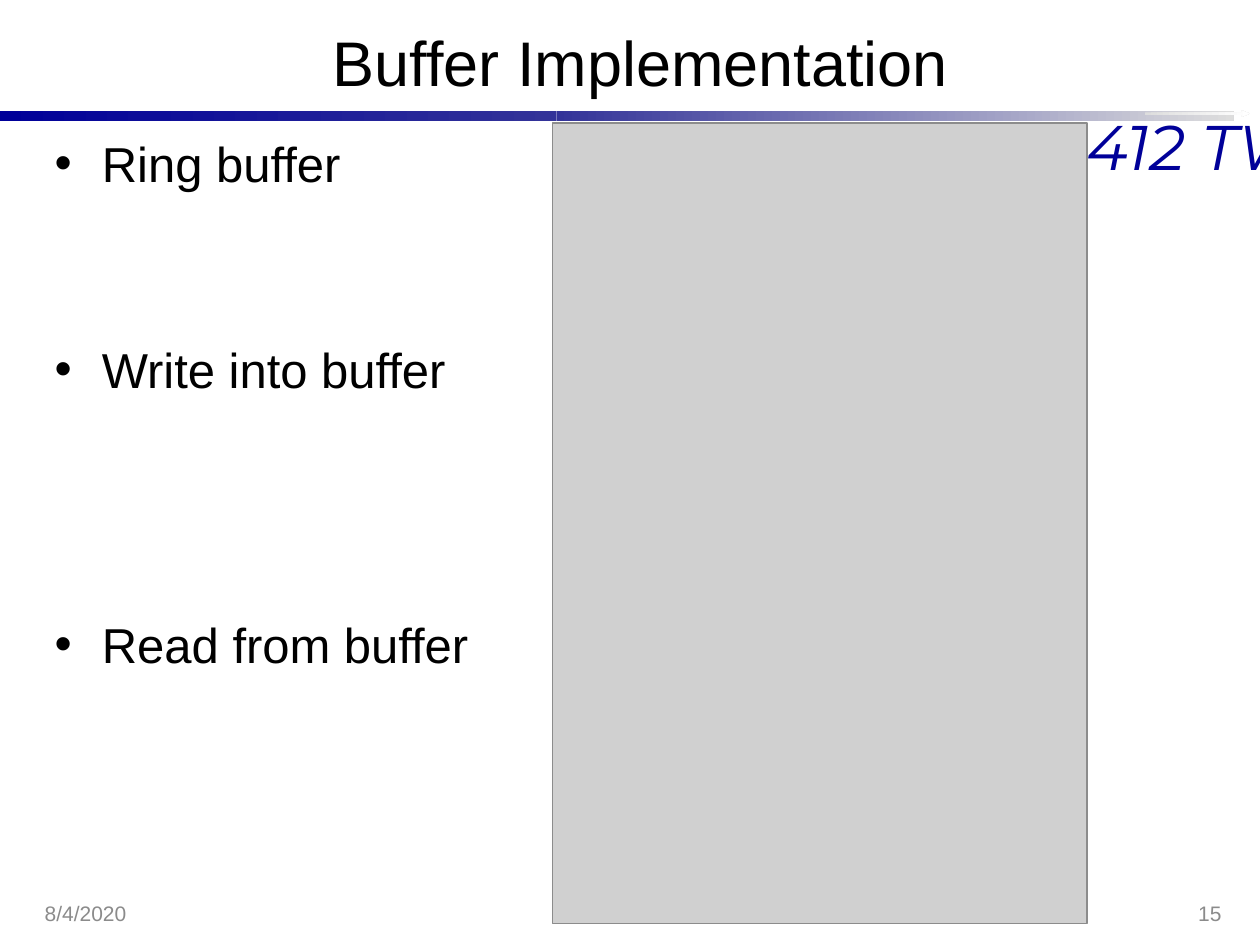
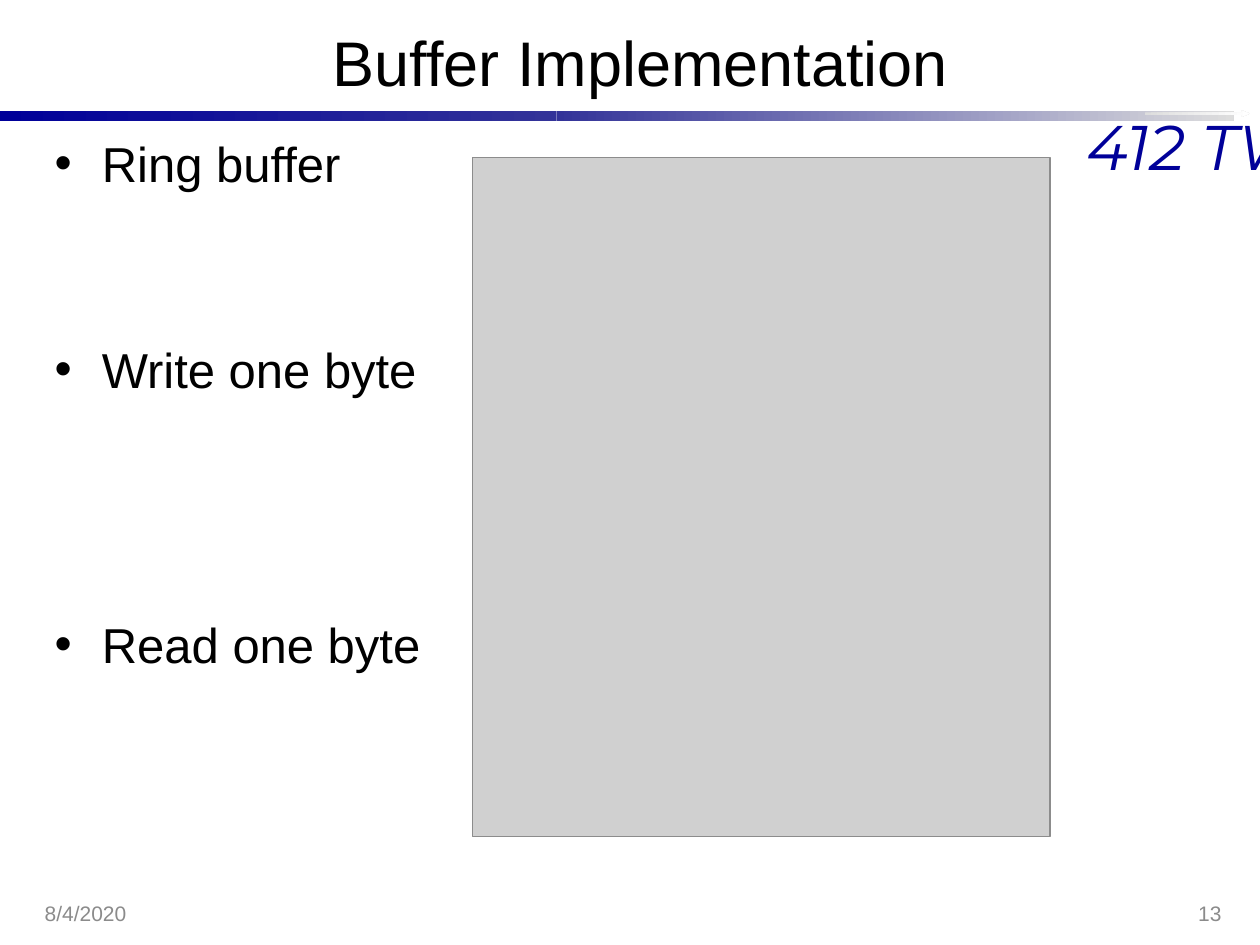
Before and after one commit to Hannsel101/PCIP_Intern_Proj_1, a slide deck: slide 13 of BestXYZ_Presentation.pptx (slide 15 before the commit). Drawn at 1260x945 pixels with LibreOffice and Linux fonts; fonts in the diff are those of the drawing; grey boxes stand for pictures; background and template pictures are left out. Boxes give left, top, right and bottom in pixels: in the first picture for what was removed or moved away, otherwise in the second. Text is boxed around its words. In the diff, an @@ line names an element or a change of style, - is before the commit and + after.

Commit message:
updated slides

```diff
--- a/BestXYZ_Presentation.pptx
+++ b/BestXYZ_Presentation.pptx
@@ picture: place and size @@
-picture at (552,123,1087,924)
+picture at (472,158,1050,837)
@@ text at (102,352,421,673): text changed @@
-• Write into buffer
-• Read from buffer
+• Write one byte
+• Read one byte
@@ page number at (1198,906,1221,921): text changed @@
-15
+13
```
Also in this commit, not shown: 14 other slides changed, 1 slide removed, 7 other files.
